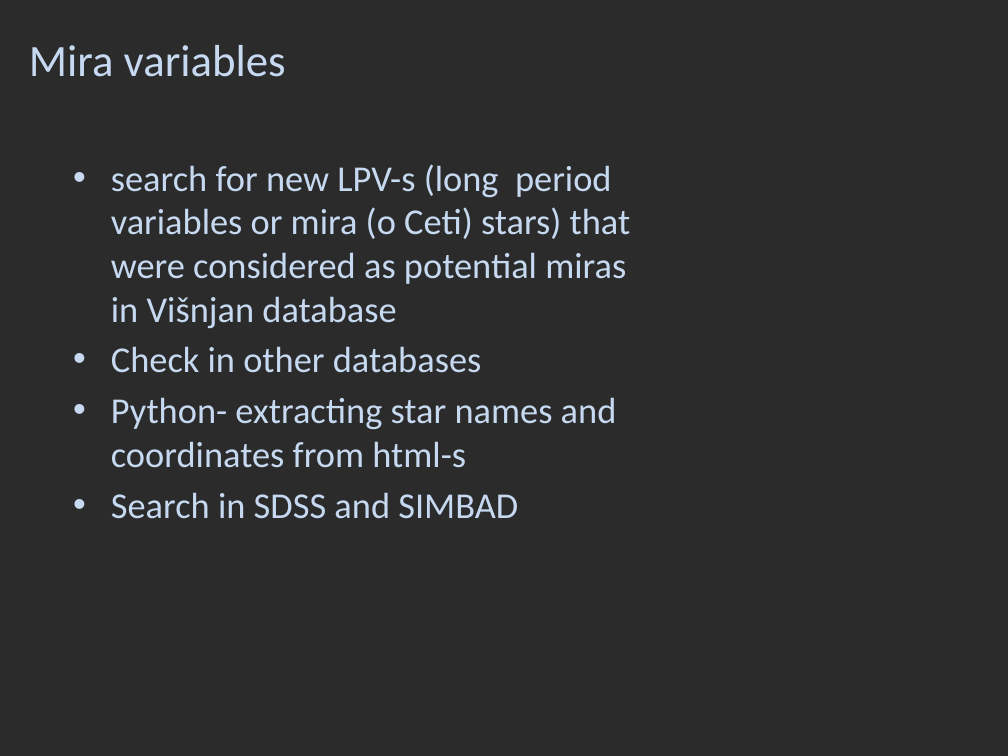
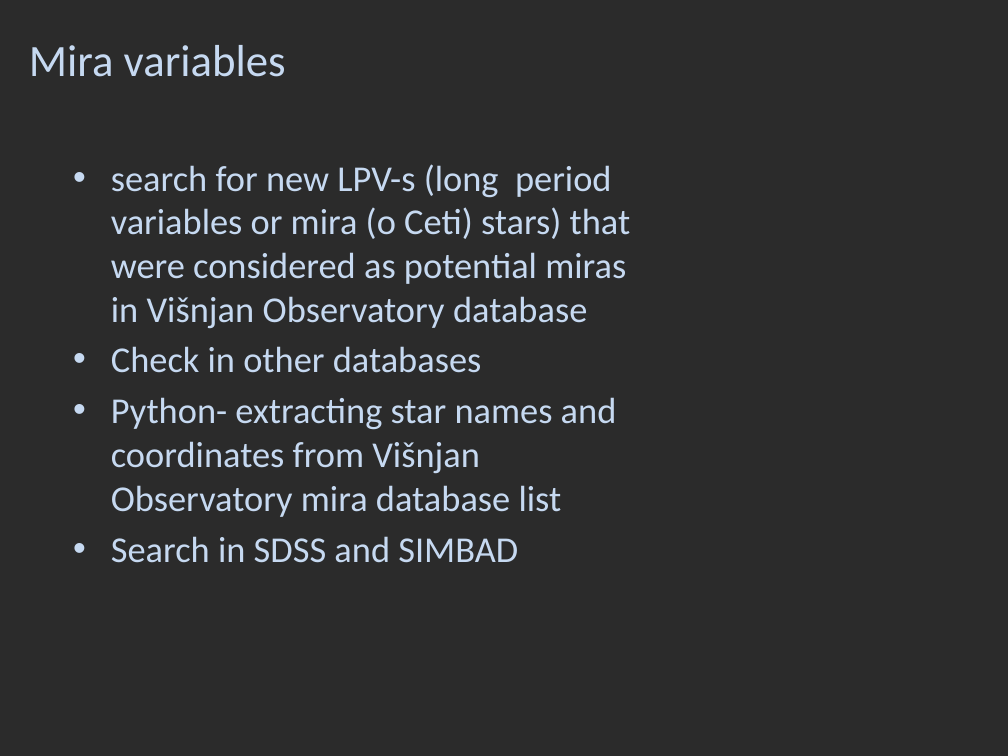
Before and after one commit to DinoBektesevic/vsa2009, a slide deck: slide 19 of The Photometry group.pptx. Drawn at 1008x756 pixels with LibreOffice and Linux fonts; fonts in the diff are those of the drawing; background and template pictures are left out; a plain dark background stands for a picture behind light text. Boxes give left, top, right and bottom in pixels: in the first picture for what was removed or moved away, otherwise in the second. Text is boxed around its words. In the diff, an @@ line names an element or a change of style, - is before the commit and + after.

```diff
--- a/The Photometry group.pptx
+++ b/The Photometry group.pptx
@@ text at <box>111,164,631,329</box>: text changed @@
-• search for new LPV-s (long period variables or mira (ο Ceti) stars) that were considered as potential miras in Višnjan database
+• search for new LPV-s (long period variables or mira (ο Ceti) stars) that were considered as potential miras in Višnjan Observatory database
@@ text at <box>111,397,617,517</box>: text changed @@
-• Python- extracting star names and coordinates from html-s
+• Python- extracting star names and coordinates from Višnjan Observatory mira database list
```
Also in this commit, not shown: 10 other slides changed.
